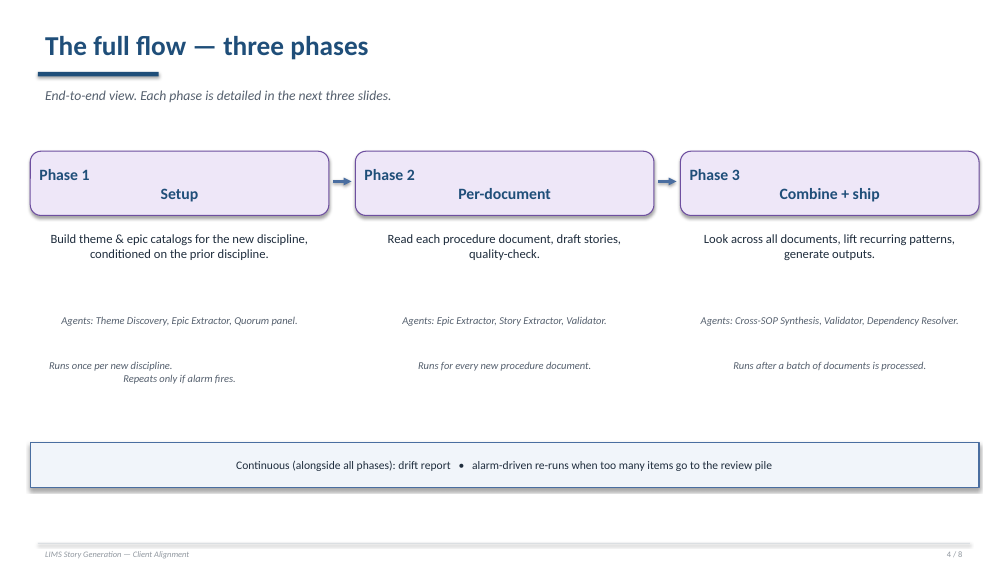
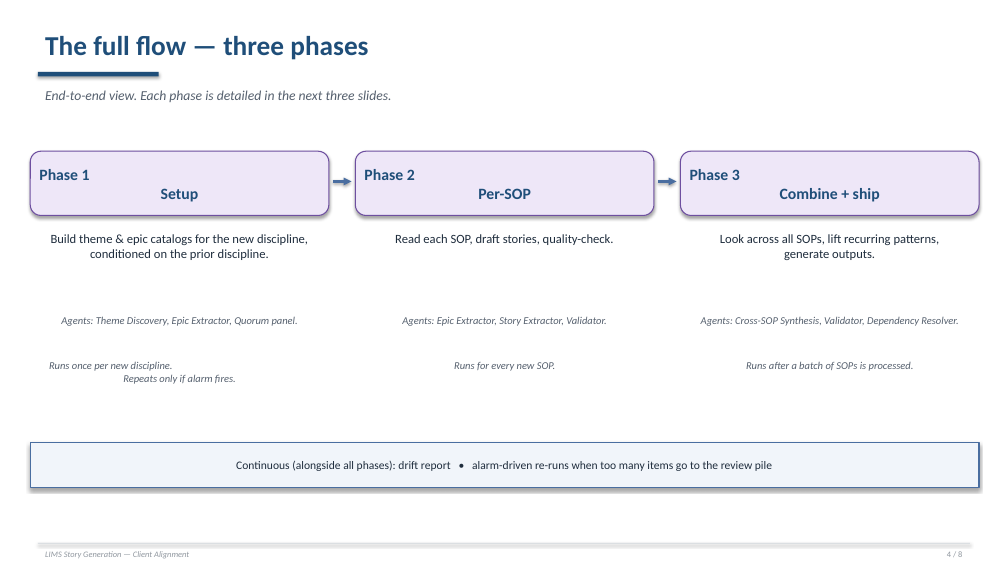
Before and after one commit to Rajneesh-Tiwari/LabReq_agent, a slide deck: slide 4 of client_alignment_deck.pptx. Drawn at 1008x567 pixels with LibreOffice and Linux fonts; fonts in the diff are those of the drawing. Boxes give left, top, right and bottom in pixels: in the first picture for what was removed or moved away, otherwise in the second. Text is boxed around its words. In the diff, an @@ line names an element or a change of style, - is before the commit and + after.

```diff
--- a/client_alignment_deck.pptx
+++ b/client_alignment_deck.pptx
@@ text in rounded rectangle at (x1=364, y1=169, x2=531, y2=199): text changed @@
-Phase 2
-Per-document
+Phase 2
+Per-SOP
@@ text at (x1=395, y1=234, x2=614, y2=245): text changed @@
-Read each procedure document, draft stories, quality-check.
+Read each SOP, draft stories, quality-check.
@@ text at (x1=720, y1=234, x2=940, y2=260): text changed @@
-Look across all documents, lift recurring patterns, generate outputs.
+Look across all SOPs, lift recurring patterns, generate outputs.
@@ text at (x1=454, y1=362, x2=555, y2=371): text changed @@
-Runs for every new procedure document.
+Runs for every new SOP.
@@ text at (x1=746, y1=362, x2=914, y2=371): text changed @@
-Runs after a batch of documents is processed.
+Runs after a batch of SOPs is processed.
```
Also in this commit, not shown: 7 other slides changed, 1 other file.
